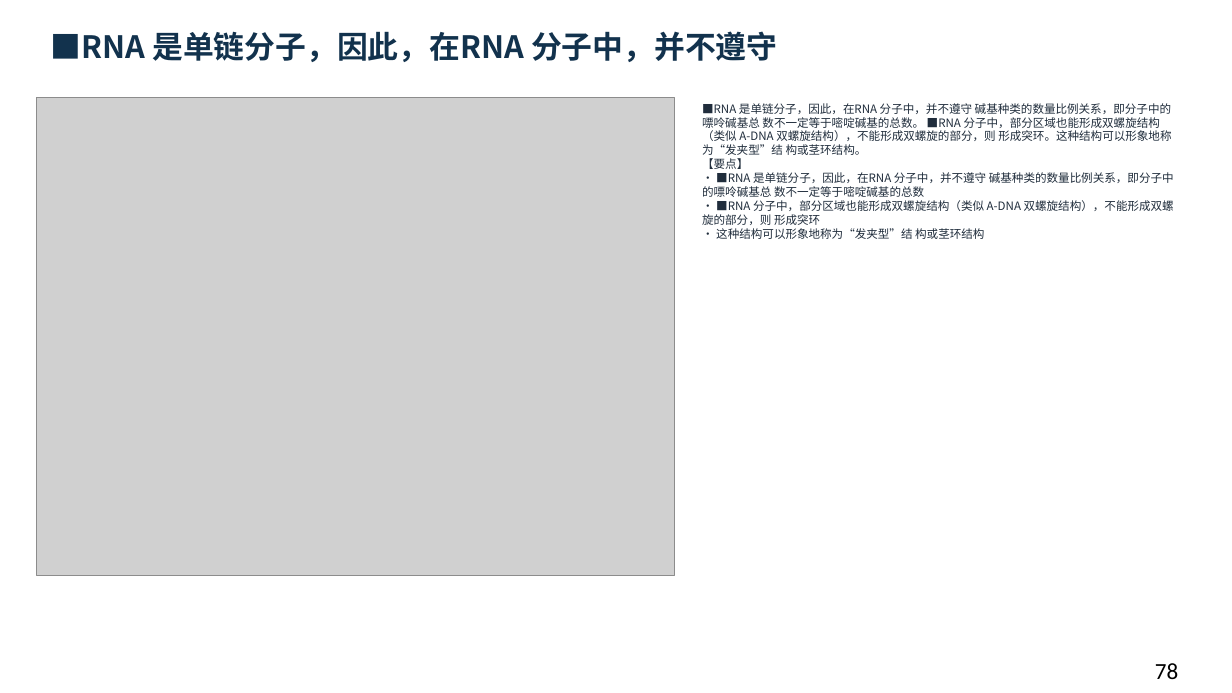
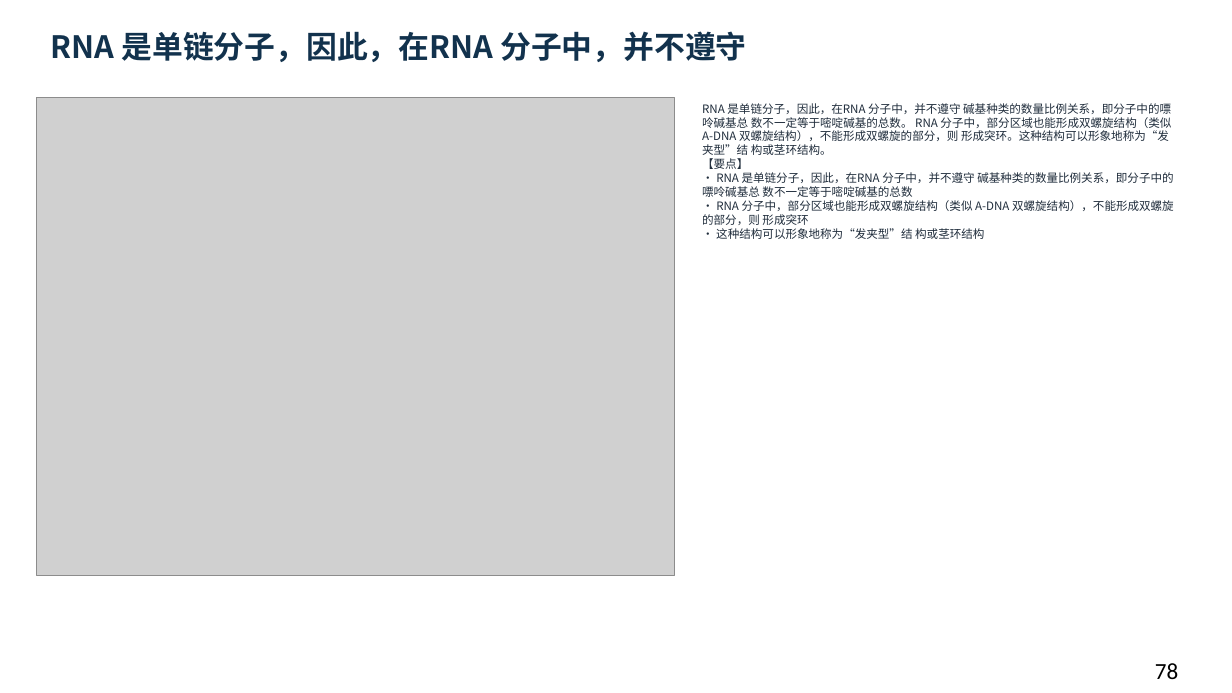
Before and after one commit to newkan-li/Biochemistry, a slide deck: slide 78 of downloads/bc11-ai-style.pptx. Drawn at 1232x693 pixels with LibreOffice and Linux fonts; fonts in the diff are those of the drawing; grey boxes stand for pictures. Boxes give left, top, right and bottom in pixels: in the first picture for what was removed or moved away, otherwise in the second. Text is boxed around its words. In the diff, an @@ line names an element or a change of style, - is before the commit and + after.

Commit message:
bc11真正清除PUA控制符(上版未写入数据),修正碱基结构特征页;版本20261112cdb

```diff
--- a/downloads/bc11-ai-style.pptx
+++ b/downloads/bc11-ai-style.pptx
@@ text at (51, 31, 746, 62): text changed @@
-■RNA 是单链分子，因此，在RNA 分子中，并不遵守
+RNA 是单链分子，因此，在RNA 分子中，并不遵守
@@ text at (702, 103, 1174, 239): text changed @@
-■RNA 是单链分子，因此，在RNA 分子中，并不遵守 碱基种类的数量比例关系，即分子中的嘌呤碱基总 数不一定等于嘧啶碱基的总数。 ■RNA 分子中，部分区域也能形成双螺旋结构（类似 A-DNA 双螺旋结构），不能形成双螺旋的部分，则 形成突环。这种结构可以形象地称为“发夹型”结 构或茎环结构。
-【要点】
-• ■RNA 是单链分子，因此，在RNA 分子中，并不遵守 碱基种类的数量比例关系，即分子中的嘌呤碱基总 数不一定等于嘧啶碱基的总数
-• ■RNA 分子中，部分区域也能形成双螺旋结构（类似 A-DNA 双螺旋结构），不能形成双螺旋的部分，则 形成突环
-• 这种结构可以形象地称为“发夹型”结 构或茎环结构
+RNA 是单链分子，因此，在RNA 分子中，并不遵守 碱基种类的数量比例关系，即分子中的嘌呤碱基总 数不一定等于嘧啶碱基的总数。 RNA 分子中，部分区域也能形成双螺旋结构（类似 A-DNA 双螺旋结构），不能形成双螺旋的部分，则 形成突环。这种结构可以形象地称为“发夹型”结 构或茎环结构。
+【要点】
+• RNA 是单链分子，因此，在RNA 分子中，并不遵守 碱基种类的数量比例关系，即分子中的嘌呤碱基总 数不一定等于嘧啶碱基的总数
+• RNA 分子中，部分区域也能形成双螺旋结构（类似 A-DNA 双螺旋结构），不能形成双螺旋的部分，则 形成突环
+• 这种结构可以形象地称为“发夹型”结 构或茎环结构
```
Also in this commit, not shown: 49 other slides changed, 6 other files.
